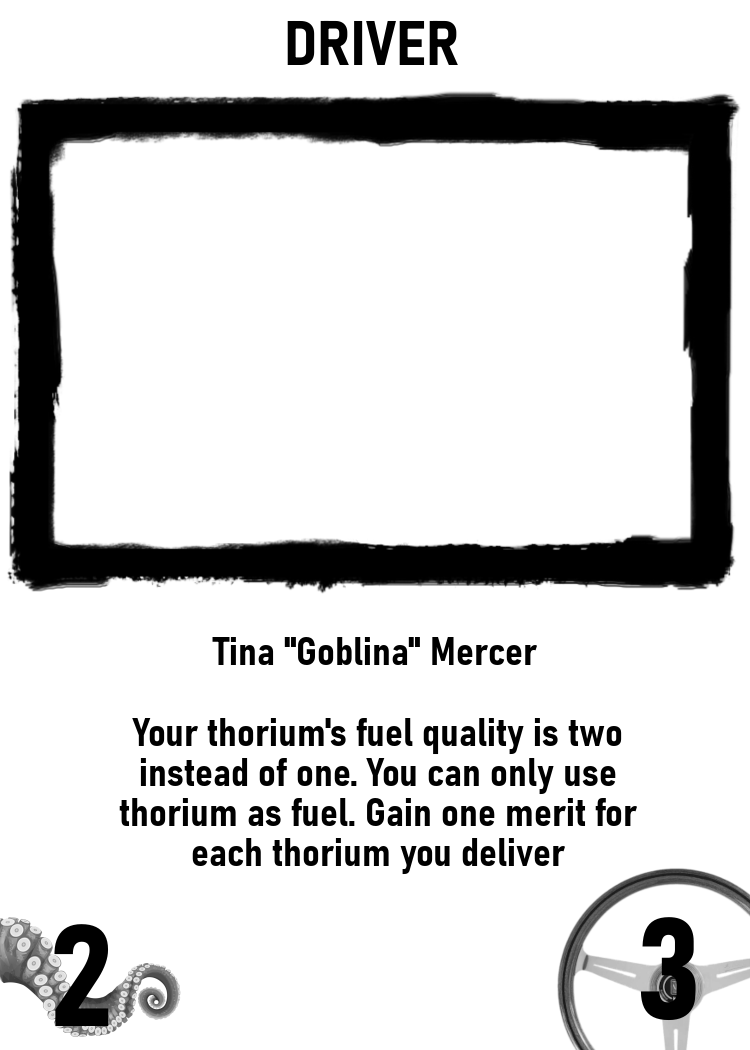
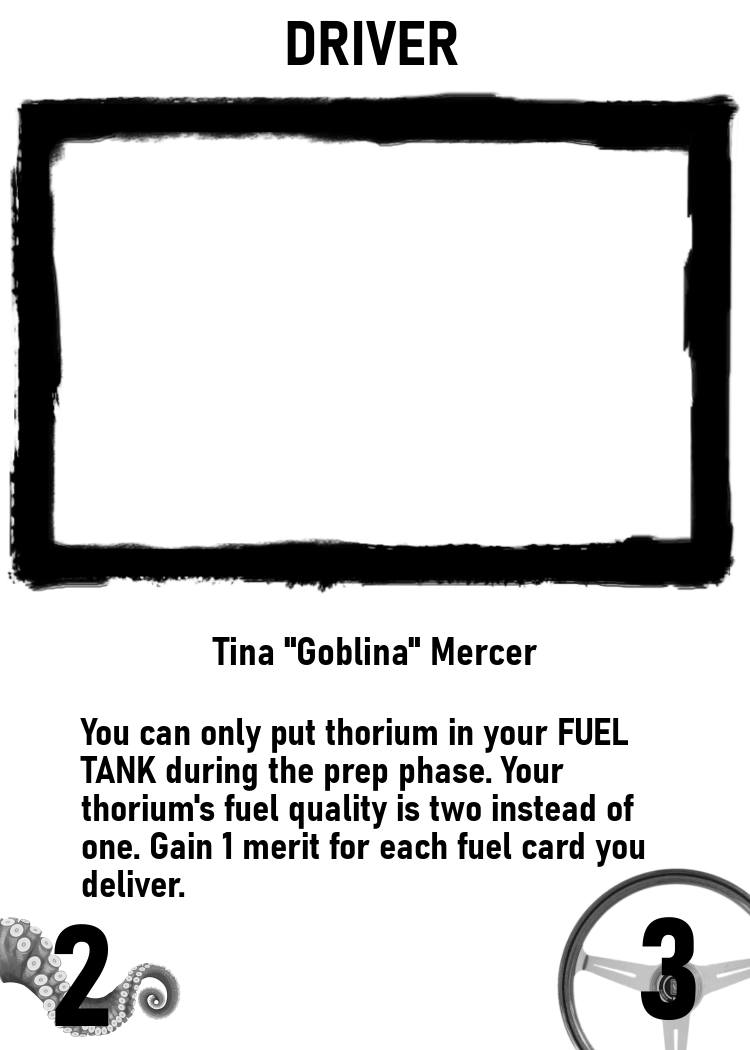
The second 750×1050 image is a revision of the first. Changes to its layers:
renamed "Your thorium's fuel quality is..." to "You can only put thorium in yo...", painted on it over box(80, 718, 645, 897)
